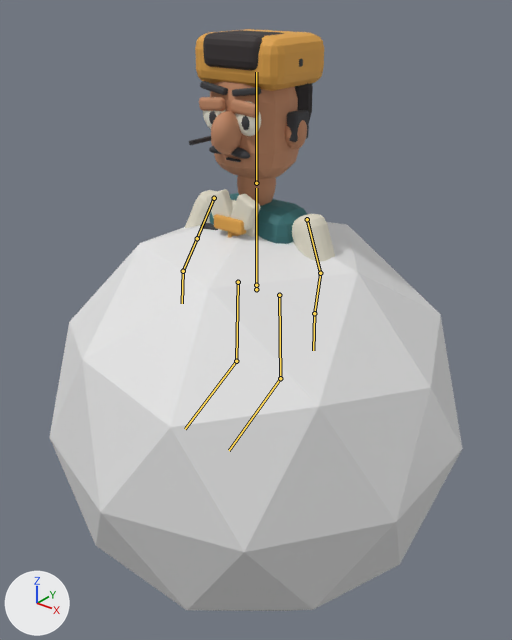
What one commit did to the FBX model Assets/Art/Characters/worker_host.fbx.
The view is the same before and after, from a 50 mm lens placed at (1.88, -2.35, 1.93), pointed at (-0.03, 0.03, 0.46). Lighting does not change. The marker at lower left points along +X, +Y and +Z. The older version comes first. The bones that bend it are drawn over the model as lines.

In view in the first picture: 'Acc_bow_tie', 'Acc_headset_band', 'Acc_headset_cup1', 'Acc_headset_mic', 'Acc_lanyard', 'Hair_beanie_cap', 'Hair_pompadour_quiff', 'Hair_short_0', 'Icosphere', 'Worker'.
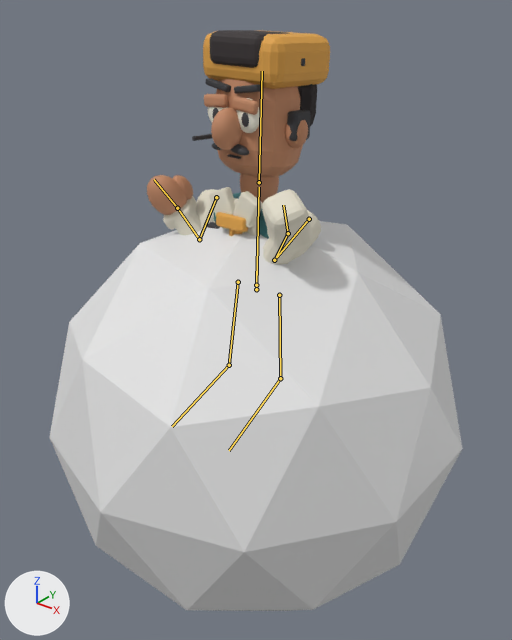
The newer file adds an action. The first version stands in its rest pose; the second is drawn at frame 26 of the action 'Armature|impatient'.

Boxes [x1, y1, x2, y2] around the edits, measured in the pictures (512 x 640 px):
'Worker', posed: before [185, 81, 335, 262]; after [147, 78, 321, 265]
'Hair_beanie_cap', posed: before [195, 29, 324, 91]; after [203, 30, 330, 89]
'Acc_one_glove', posed (not visible before): after [262, 190, 313, 254]
'Hair_pompadour_quiff', posed (7% shorter): before [203, 30, 284, 71]; after [210, 30, 290, 68]
'Acc_bow_tie', posed: before [214, 214, 246, 235]; after [216, 212, 248, 232]
'Hair_ponytail_0', posed (not visible before): after [298, 84, 317, 126]
'Acc_headset_cup1', posed (9% wider): before [287, 110, 309, 142]; after [287, 110, 311, 141]
'Acc_headset_mic', posed: before [189, 136, 211, 145]; after [192, 134, 212, 141]
'Acc_headset_band', posed: before [299, 59, 303, 67]; after [301, 58, 305, 66]
'Acc_lanyard', posed (mostly hidden): before [228, 232, 233, 238]; after [229, 229, 234, 236]
bone 'Torso', root to tip: before (256, 285) to (256, 188); after (256, 285) to (259, 187)
bone 'Head', root to tip: before (256, 183) to (256, 72); after (259, 182) to (262, 71)
bone 'ArmL', root to tip: before (307, 219) to (320, 273); after (309, 219) to (274, 260)
bone 'ElbowL', root to tip: before (320, 273) to (314, 313); after (274, 260) to (288, 233)
bone 'ArmR', root to tip: before (214, 198) to (197, 238); after (216, 197) to (199, 239)
bone 'ElbowR', root to tip: before (197, 238) to (183, 271); after (199, 239) to (177, 208)
bone 'LegR', root to tip: before (238, 282) to (236, 361); after (238, 282) to (229, 365)

The edits, one by one:
Bone 'Torso' (bone_torso) turns from (0, 0, 0) to (-2, 0, 0) degrees about its own x, y and z.
Bone 'Head' (bone_head) turns from (0, 0, 0) to (0, -6, 0) degrees about its own x, y and z.
Bone 'ArmL' (bone_arml) turns from (0, 0, 0) to (-54, -2, 14) degrees about its own x, y and z.
Bone 'ElbowL' (bone_elbowl) turns from (0, 0, 0) to (-102, -29, -3) degrees about its own x, y and z.
Bone 'ArmR' (bone_armr) turns from (0, 0, 0) to (-51, 1, -16) degrees about its own x, y and z.
Bone 'ElbowR' (bone_elbowr) turns from (0, 0, 0) to (-102, 29, 3) degrees about its own x, y and z.
Bone 'LegR' (bone_legr) turns from (0, 0, 0) to (-8, 0, 0) degrees about its own x, y and z.
